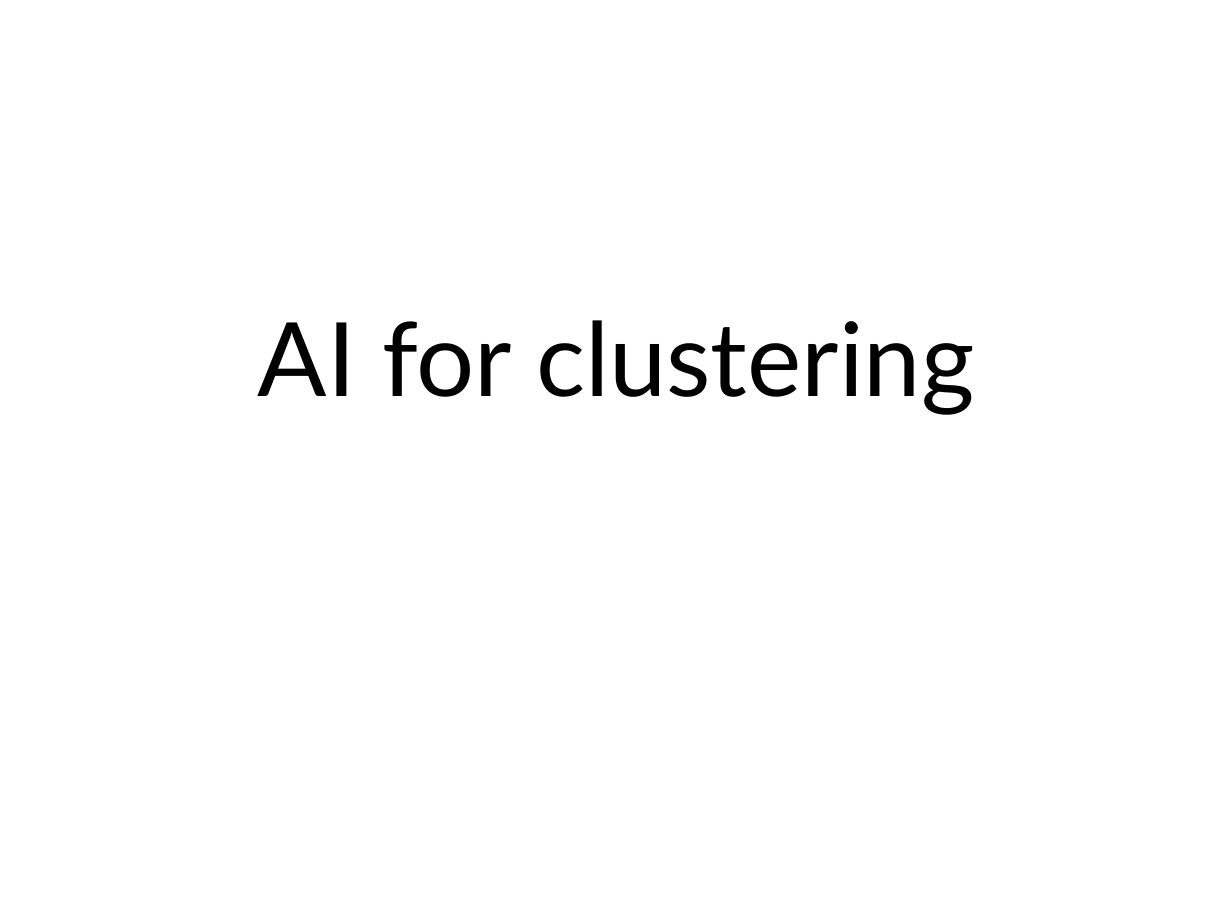
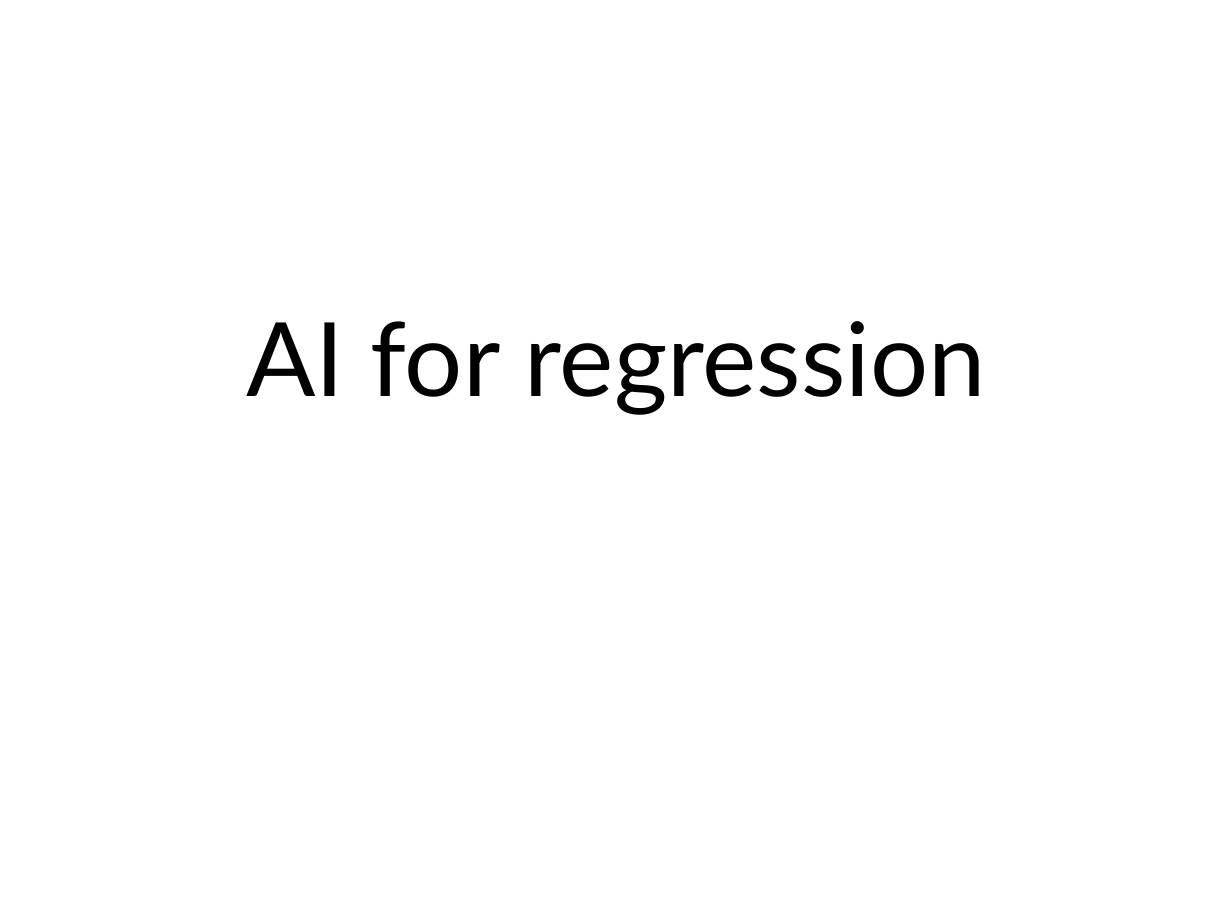
Before and after one commit to kic-markon/ITU_MSc_AM4, a slide deck: slide 2 of powerpoints/ITU Academy Slides AM4-10.pptx. Drawn at 1232x924 pixels with LibreOffice and Linux fonts; fonts in the diff are those of the drawing; background and template pictures are left out. Boxes give left, top, right and bottom in pixels: in the first picture for what was removed or moved away, otherwise in the second. Text is boxed around its words. In the diff, an @@ line names an element or a change of style, - is before the commit and + after.

```diff
--- a/powerpoints/ITU Academy Slides AM4-10.pptx
+++ b/powerpoints/ITU Academy Slides AM4-10.pptx
@@ title at (246, 321, 986, 414): text changed @@
-AI for clustering
+AI for regression
```
Also in this commit, not shown: 10 slides added, 1 slide removed, 50 other files.
